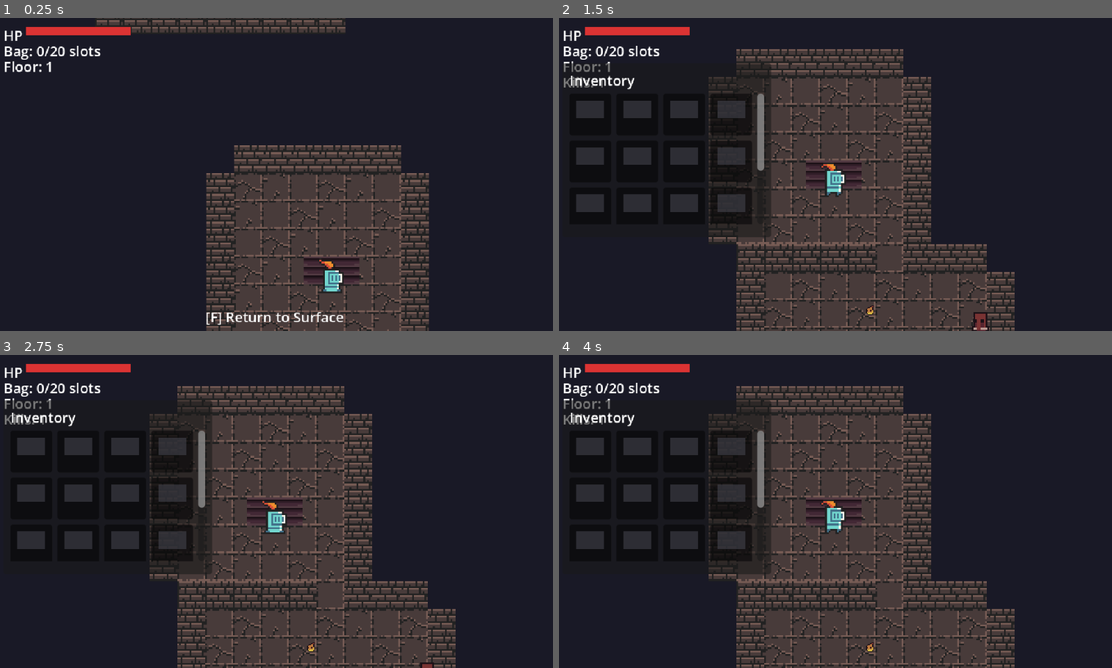
Above: before the commit, frames 1-4 (two rows, left to right).
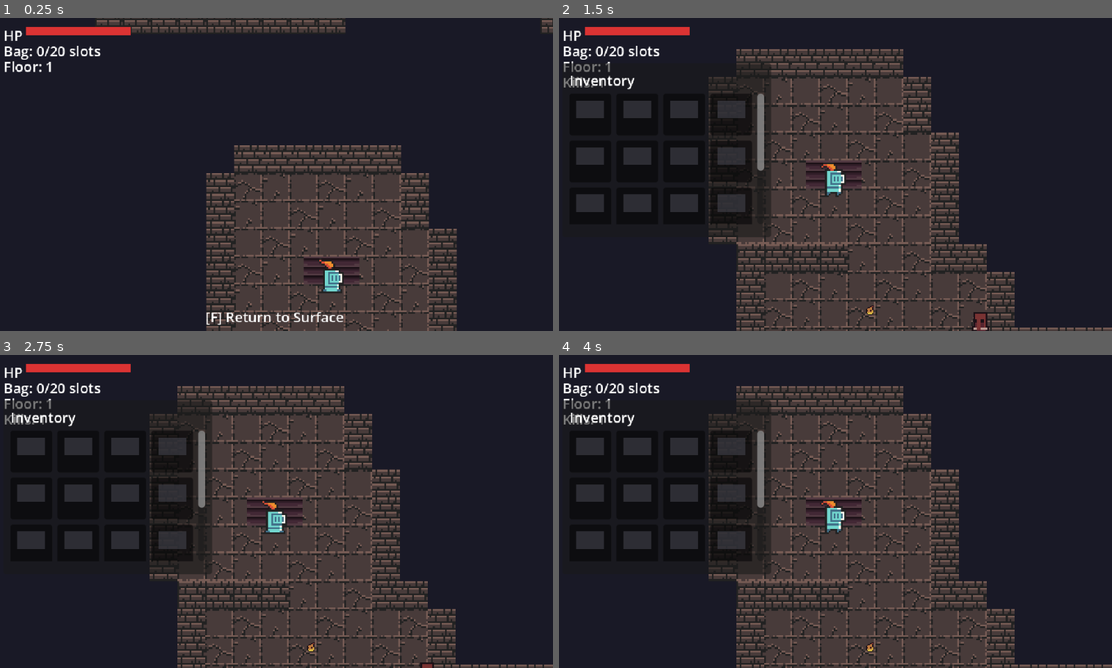
Above: after the commit, the same moments.

Repository: apaqa/depthcraft
Game: Godot game, scene res://scenes/main.tscn
Two runs of this game, one before a commit and one after it. Both use one fixed random seed, a clock stepped at 60 frames per second and the inputs below.
Inputs (mouse positions are in pixels of both pictures, inside the frame that each line leads up to):
- Up to frame 1 (0.25 s): no input
- Up to frame 2 (1.5 s): tap Enter (toggle_inventory) at 0.5 s; move the mouse to (957, 158) at 0.52 s; press the mouse at (957, 158) at 0.53 s; hold D (move_right) 0.53-1.28 s; tap F (enter) at 0.8, 1.35 s; move the mouse to (724, 190) at 1.27 s; release the mouse at (724, 190) at 1.28 s; hold S (move_down) from 1.28 s (still down)
- Up to frame 3 (2.75 s): click (165, 527) at 1.55 s; move the mouse to (331, 442) at 2.02 s; release S (move_down) at 2.03 s; press the mouse at (331, 442) at 2.03 s; hold D (move_right) from 2.03 s (still down); tap F (enter) at 2.3 s
- Up to frame 4 (4 s): move the mouse to (807, 574) at 2.77 s; release D (move_right) at 2.78 s; release the mouse at (807, 574) at 2.78 s; hold W (move_up) 2.78-3.53 s; tap Mouse wheel up (build_next) at 2.85 s; click (807, 574) at 3.05 s; move the mouse to (1001, 558) at 3.52 s; hold A (move_left) from 3.53 s (still down); hold Mouse wheel down (build_prev) from 3.53 s (still down); tap F (enter) at 3.8 s

The runs differ from the first frame. In frame 1, 2.1% of the frame differs, in the area x 72-100%, y 0-100%; in frame 2, 2.9%, in the area x 52-100%, y 36-100%; in frame 3, 2.9%; in frame 4, 2.9%.

Commit message:
fix: player collision offset for corridors, attack visual, wall tile artifacts

Diff:
--- /dev/null
+++ b/scenes/player/attack_effect.tscn
@@ -0,0 +1,14 @@
+[gd_scene load_steps=3 format=3]
+
+[ext_resource type="Script" path="res://scripts/player/attack_effect.gd" id="1_8o3d2"]
+[ext_resource type="Texture2D" path="res://assets/weapon_sword_small.png" id="2_h6m0v"]
+
+[node name="AttackEffect" type="Node2D"]
+z_index = 3
+script = ExtResource("1_8o3d2")
+
+[node name="Sprite2D" type="Sprite2D" parent="."]
+texture = ExtResource("2_h6m0v")
+texture_filter = 0
+modulate = Color(1, 1, 1, 0.95)
+position = Vector2(0, -2)
--- a/scenes/player/player.tscn
+++ b/scenes/player/player.tscn
@@ -56,7 +56,7 @@
 }]
 
 [sub_resource type="RectangleShape2D" id="RectangleShape2D_3j4b4"]
-size = Vector2(12, 14)
+size = Vector2(10, 8)
 
 [sub_resource type="CircleShape2D" id="CircleShape2D_g3g7t"]
 radius = 18.0
@@ -70,7 +70,7 @@
 sprite_frames = SubResource("SpriteFrames_8ydkj")
 
 [node name="CollisionShape2D" type="CollisionShape2D" parent="." unique_id=61282265]
-position = Vector2(0, 1)
+position = Vector2(0, 5)
 shape = SubResource("RectangleShape2D_3j4b4")
 
 [node name="Camera2D" type="Camera2D" parent="." unique_id=1655665250]
--- a/scripts/dungeon/dungeon_generator.gd
+++ b/scripts/dungeon/dungeon_generator.gd
@@ -4,6 +4,7 @@
 const MAP_SIZE := Vector2i(50, 50)
 const MIN_ROOM_SIZE := Vector2i(5, 5)
 const MAX_ROOM_SIZE := Vector2i(10, 10)
+const CORRIDOR_HALF_WIDTH := 1
 
 
 func generate_floor(floor_number: int) -> Dictionary:
@@ -78,14 +79,20 @@
 func _carve_corridor(from_tile: Vector2i, to_tile: Vector2i, floor_tiles: Dictionary) -> void:
 	var current := from_tile
 	while current.x != to_tile.x:
-		floor_tiles[current] = true
+		_carve_corridor_brush(current, floor_tiles)
 		current.x += 1 if to_tile.x > current.x else -1
 
 	while current.y != to_tile.y:
-		floor_tiles[current] = true
+		_carve_corridor_brush(current, floor_tiles)
 		current.y += 1 if to_tile.y > current.y else -1
 
-	floor_tiles[to_tile] = true
+	_carve_corridor_brush(to_tile, floor_tiles)
+
+
+func _carve_corridor_brush(center_tile: Vector2i, floor_tiles: Dictionary) -> void:
+	for y in range(center_tile.y - CORRIDOR_HALF_WIDTH, center_tile.y + CORRIDOR_HALF_WIDTH + 1):
+		for x in range(center_tile.x - CORRIDOR_HALF_WIDTH, center_tile.x + CORRIDOR_HALF_WIDTH + 1):
+			floor_tiles[Vector2i(x, y)] = true
 
 
 func _build_walls(floor_tiles: Dictionary) -> Dictionary:
--- /dev/null
+++ b/scripts/player/attack_effect.gd
@@ -0,0 +1,16 @@
+extends Node2D
+class_name PlayerAttackEffect
+
+@onready var sprite: Sprite2D = $Sprite2D
+
+
+func play_swing(facing_left: bool) -> void:
+	scale = Vector2(0.5, 0.5)
+	modulate = Color(1, 1, 1, 1)
+	sprite.flip_h = facing_left
+	sprite.rotation = deg_to_rad(-25 if facing_left else 25)
+	var tween := create_tween()
+	tween.set_parallel(true)
+	tween.tween_property(self, "scale", Vector2.ONE, 0.2)
+	tween.tween_property(self, "modulate:a", 0.0, 0.2)
+	tween.finished.connect(queue_free)
--- a/scripts/player/player.gd
+++ b/scripts/player/player.gd
@@ -4,6 +4,7 @@
 @export var sprint_speed: float = 140.0
 
 const ITEM_DATABASE := preload("res://scripts/inventory/item_database.gd")
+const ATTACK_EFFECT_SCENE := preload("res://scenes/player/attack_effect.tscn")
 
 signal interaction_prompt_changed(prompt_text: String)
 signal interaction_prompt_cleared
@@ -312,17 +313,35 @@
 	if attack_cooldown_left > 0.0:
 		return
 	attack_cooldown_left = 0.4
+	_spawn_attack_effect()
 	var attack_shape := RectangleShape2D.new()
 	attack_shape.size = Vector2(24, 20)
 	var query := PhysicsShapeQueryParameters2D.new()
 	query.shape = attack_shape
-	query.transform = Transform2D(0.0, global_position + Vector2(16 if not animated_sprite.flip_h else -16, 0))
+	query.transform = Transform2D(0.0, global_position + _get_attack_offset())
 	query.collision_mask = 1
 	var results := get_world_2d().direct_space_state.intersect_shape(query)
 	for result in results:
 		var collider = result.get("collider", null)
 		if collider != null and collider.has_method("take_damage") and collider != self:
 			collider.take_damage(15)
+
+
+func _spawn_attack_effect() -> void:
+	var attack_effect = ATTACK_EFFECT_SCENE.instantiate()
+	var attack_effect_parent = get_parent()
+	if attack_effect_parent == null:
+		attack_effect_parent = get_tree().current_scene
+	if attack_effect_parent == null:
+		attack_effect_parent = get_tree().root
+	attack_effect_parent.add_child(attack_effect)
+	attack_effect.global_position = global_position + _get_attack_offset()
+	if attack_effect.has_method("play_swing"):
+		attack_effect.play_swing(animated_sprite.flip_h)
+
+
+func _get_attack_offset() -> Vector2:
+	return Vector2(-16 if animated_sprite.flip_h else 16, 2)
 
 
 func _get_closest_interactable():
--- a/tests/test_combat.gd
+++ b/tests/test_combat.gd
@@ -14,6 +14,7 @@
 	await test_enemy_dies_at_zero_hp()
 	await test_player_takes_damage()
 	await test_player_dies_at_zero_hp()
+	await test_player_attack_spawns_visual()
 	await test_projectile_deals_damage_on_hit()
 	await test_loot_drop_created_on_enemy_death()
 	_report_results()
@@ -59,6 +60,17 @@
 	await process_frame
 
 
+func test_player_attack_spawns_visual() -> void:
+	var player = PLAYER_SCENE.instantiate()
+	root.add_child(player)
+	await process_frame
+	player.perform_attack()
+	await process_frame
+	_assert(_find_attack_effect() != null, "Player attack should spawn a visible attack effect.")
+	player.queue_free()
+	await process_frame
+
+
 func test_projectile_deals_damage_on_hit() -> void:
 	var player = PLAYER_SCENE.instantiate()
 	var projectile = PROJECTILE_SCENE.instantiate()
@@ -93,6 +105,13 @@
 	await process_frame
 
 
+func _find_attack_effect() -> Node:
+	for child in root.get_children():
+		if child.name == "AttackEffect":
+			return child
+	return null
+
+
 func _assert(condition: bool, message: String) -> void:
 	if not condition:
 		_failures.append(message)
--- a/tests/test_dungeon_gen.gd
+++ b/tests/test_dungeon_gen.gd
@@ -10,6 +10,7 @@
 	test_rooms_do_not_overlap()
 	test_spawn_and_exit_are_distinct()
 	test_spawn_and_exit_are_on_floor_tiles()
+	test_corridor_width_is_three_tiles()
 	test_all_rooms_are_connected_by_walkable_path()
 	test_deeper_floor_increases_enemy_hint()
 	_report_results()
@@ -44,6 +45,10 @@
 	var walkable := _to_tile_set(floor_data.get("floor_tiles", []))
 	_assert(walkable.has(_world_to_tile(floor_data.get("spawn_point", Vector2.ZERO))), "Spawn point should land on a walkable floor tile.")
 	_assert(walkable.has(_world_to_tile(floor_data.get("exit_point", Vector2.ZERO))), "Exit point should land on a walkable floor tile.")
+
+
+func test_corridor_width_is_three_tiles() -> void:
+	_assert(DUNGEON_GENERATOR.CORRIDOR_HALF_WIDTH == 1, "Corridors should carve with a 3-tile-wide brush.")
 
 
 func test_all_rooms_are_connected_by_walkable_path() -> void:
--- a/tests/test_player.gd
+++ b/tests/test_player.gd
@@ -10,6 +10,7 @@
 	test_initial_position()
 	test_default_speed()
 	test_default_sprint_speed()
+	test_collision_shape_uses_feet_box()
 	test_diagonal_normalization()
 	test_zero_input_returns_zero_vector()
 	test_velocity_zero_when_idle()
@@ -31,6 +32,14 @@
 func test_default_sprint_speed() -> void:
 	var player := PLAYER_SCENE.instantiate()
 	_assert(is_equal_approx(player.sprint_speed, 140.0), "Player sprint speed should default to 140.0.")
+
+
+func test_collision_shape_uses_feet_box() -> void:
+	var player := PLAYER_SCENE.instantiate()
+	var collision_shape: CollisionShape2D = player.get_node("CollisionShape2D")
+	var rectangle: RectangleShape2D = collision_shape.shape
+	_assert(collision_shape.position.y >= 4.0, "Player collision should be offset downward toward the feet.")
+	_assert(rectangle.size == Vector2(10, 8), "Player collision should use a compact feet-sized rectangle.")
 
 
 func test_diagonal_normalization() -> void:
Not shown, added: scripts/building/facilities/wood_door.gd.uid
Not shown, added: scripts/dungeon/dungeon_generator.gd.uid
Not shown, added: scripts/dungeon/loot_drop.gd.uid
Not shown, added: scripts/dungeon/stairway.gd.uid
Not shown, added: scripts/enemies/enemy.gd.uid
Not shown, added: scripts/enemies/projectile.gd.uid
Not shown, added: tests/test_combat.gd.uid
Not shown, added: tests/test_dungeon_gen.gd.uid
